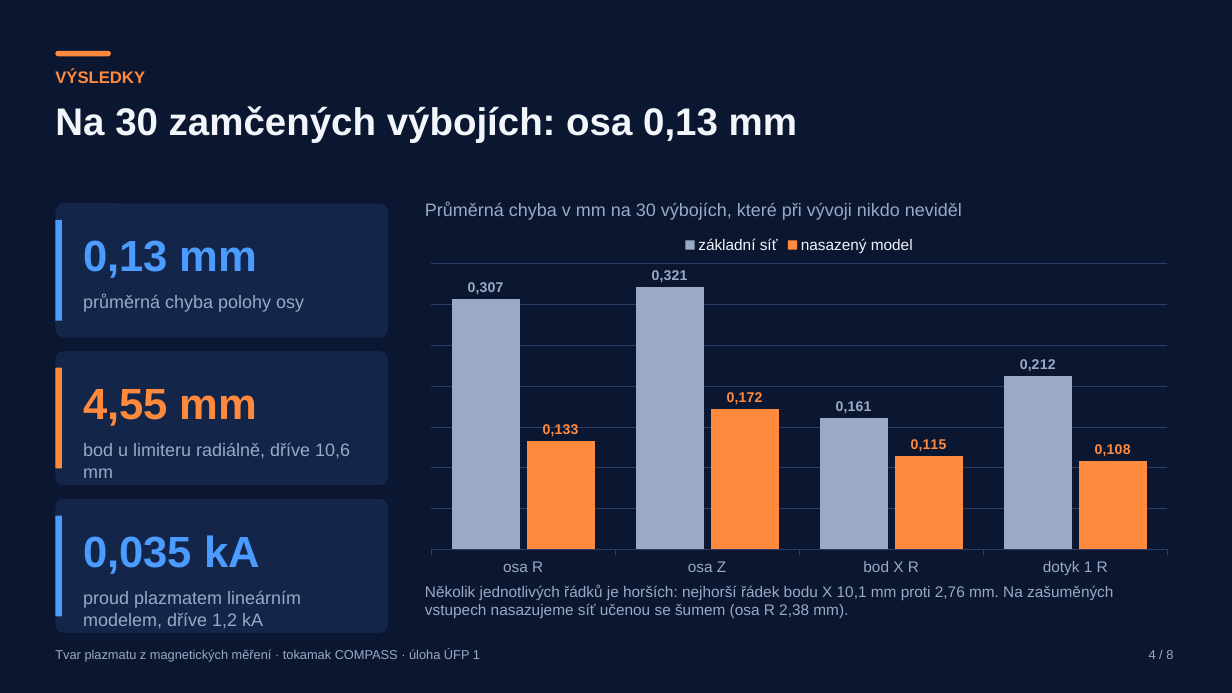
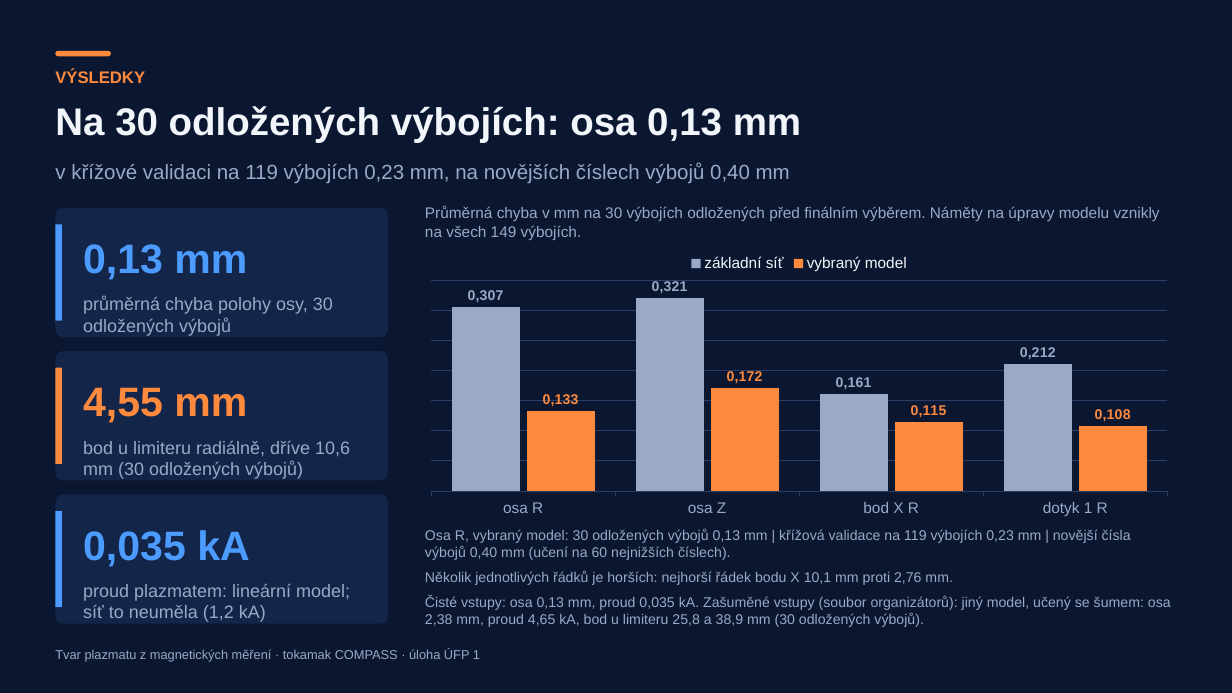
Before and after one commit to mschiller890/hackathon, a slide deck: slide 7 of presentation/deck/slides.pptx. Drawn at 1232x693 pixels with LibreOffice and Linux fonts; fonts in the diff are those of the drawing. Boxes give left, top, right and bottom in pixels: in the first picture for what was removed or moved away, otherwise in the second. Text is boxed around its words. In the diff, an @@ line names an element or a change of style, - is before the commit and + after.

```diff
--- a/presentation/deck/slides.pptx
+++ b/presentation/deck/slides.pptx
@@ text at (55, 106, 801, 143): text changed @@
-Na 30 zamčených výbojích: osa 0,13 mm
+Na 30 odložených výbojích: osa 0,13 mm
@@ text added at (55, 163, 790, 183), 16 pt, text #9AA9C6 @@
+v křížové validaci na 119 výbojích 0,23 mm, na novějších číslech výbojů 0,40 mm
@@ rounded rectangle: place and size @@
-rounded rectangle at (55, 203, 388, 337)
+rounded rectangle at (55, 208, 388, 337)
@@ text at (425, 206, 1160, 240): text changed; size 14 to 12 pt @@
-Průměrná chyba v mm na 30 výbojích, které při vývoji nikdo neviděl
+Průměrná chyba v mm na 30 výbojích odložených před finálním výběrem. Náměty na úpravy modelu vznikly na všech 149 výbojích.
@@ rounded rectangle: place and size @@
-rounded rectangle at (55, 220, 62, 321)
+rounded rectangle at (55, 225, 62, 321)
@@ column chart at (416, 245, 1183, 522) @@
-nasazený model: 41, 54, 36, 34
+vybraný model: 41, 54, 36, 34
@@ column chart: place and size @@
-column chart at (416, 226, 1183, 582)
+column chart at (416, 245, 1183, 522)
@@ text at (83, 297, 333, 336): text changed @@
-průměrná chyba polohy osy
+průměrná chyba polohy osy, 30 odložených výbojů
@@ rounded rectangle: place and size @@
-rounded rectangle at (55, 351, 388, 485)
+rounded rectangle at (55, 351, 388, 481)
@@ rounded rectangle: place and size @@
-rounded rectangle at (55, 368, 62, 469)
+rounded rectangle at (55, 368, 62, 464)
@@ text at (83, 441, 350, 479): text changed @@
-bod u limiteru radiálně, dříve 10,6 mm
+bod u limiteru radiálně, dříve 10,6 mm (30 odložených výbojů)
@@ rounded rectangle: place and size @@
-rounded rectangle at (55, 499, 388, 633)
+rounded rectangle at (55, 494, 388, 624)
@@ size 34 to 32 pt in 3 elements at (83, 387, 247, 423), (83, 244, 247, 280), (83, 530, 249, 567) @@
@@ rounded rectangle: place and size @@
-rounded rectangle at (55, 516, 62, 616)
+rounded rectangle at (55, 511, 62, 607)
@@ text at (425, 529, 1171, 627): text changed; size 12 to 11 pt @@
-Několik jednotlivých řádků je horších: nejhorší řádek bodu X 10,1 mm proti 2,76 mm. Na zašuměných vstupech nasazujeme síť učenou se šumem (osa R 2,38 mm).
+Osa R, vybraný model: 30 odložených výbojů 0,13 mm | křížová validace na 119 výbojích 0,23 mm | novější čísla výbojů 0,40 mm (učení na 60 nejnižších číslech).
+Několik jednotlivých řádků je horších: nejhorší řádek bodu X 10,1 mm proti 2,76 mm.
+Čisté vstupy: osa 0,13 mm, proud 0,035 kA. Zašuměné vstupy (soubor organizátorů): jiný model, učený se šumem: osa 2,38 mm, proud 4,65 kA, bod u limiteru 25,8 a 38,9 mm (30 odložených výbojů).
@@ text at (83, 584, 350, 622): text changed @@
-proud plazmatem lineárním modelem, dříve 1,2 kA
+proud plazmatem: lineární model; síť to neuměla (1,2 kA)
@@ text removed at (1149, 650, 1173, 659) @@
-4 / 8
```
Also in this commit, not shown: 13 other slides changed, 1 other file.
